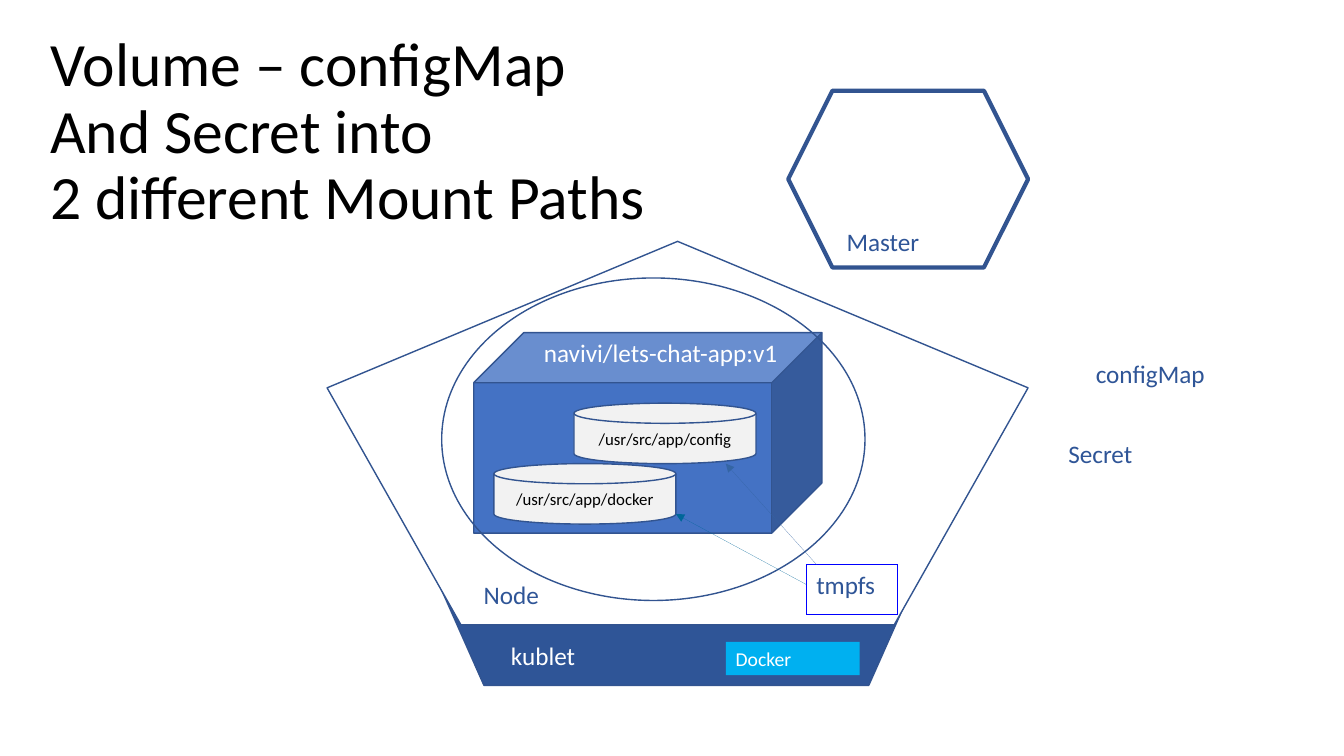
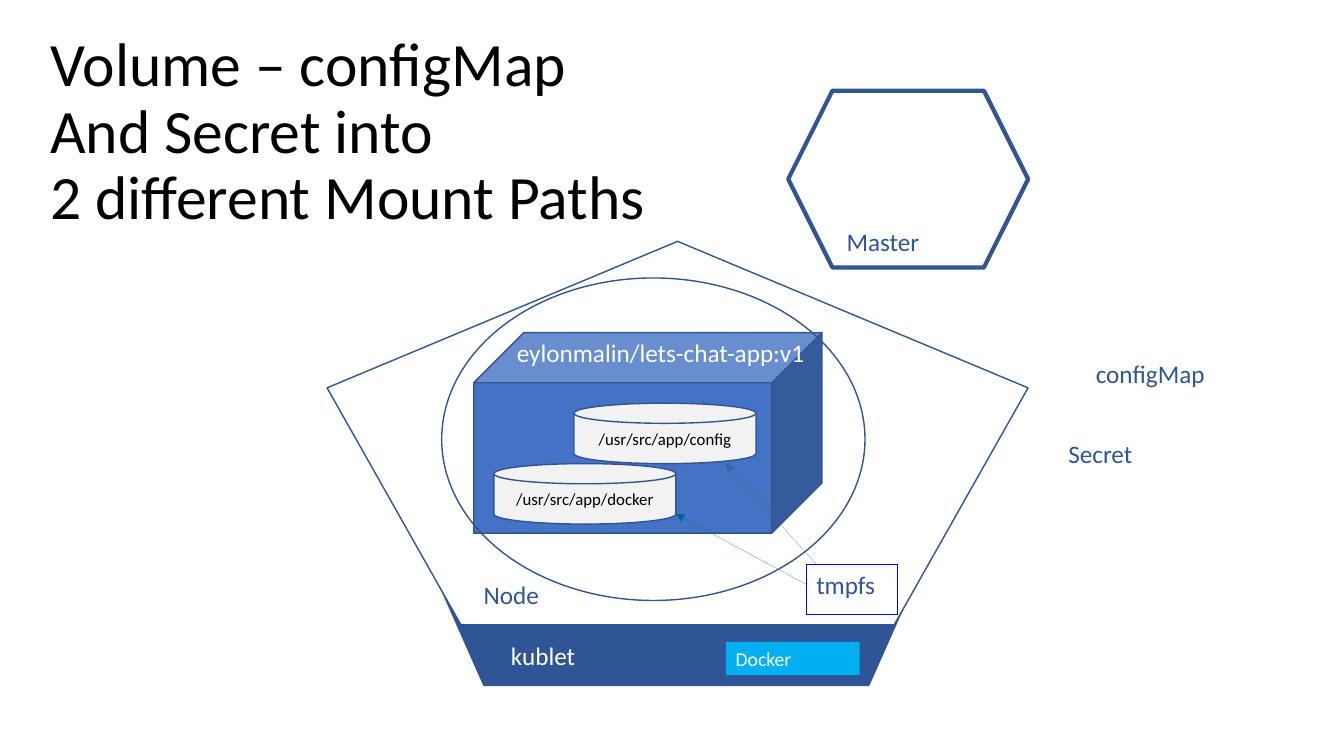
Before and after one commit to eylonmalin/k8s-training, a slide deck: slide 12 of day-4/Using Kubernetes Day 4.pptx. Drawn at 1344x756 pixels with LibreOffice and Linux fonts; fonts in the diff are those of the drawing. Boxes give left, top, right and bottom in pixels: in the first picture for what was removed or moved away, otherwise in the second. Text is boxed around its words. In the diff, an @@ line names an element or a change of style, - is before the commit and + after.

```diff
--- a/day-4/Using Kubernetes Day 4.pptx
+++ b/day-4/Using Kubernetes Day 4.pptx
@@ text at box(517, 344, 804, 369): text changed @@
-navivi/lets-chat-app:v1
+eylonmalin/lets-chat-app:v1
```
Also in this commit, not shown: 3 other slides changed.
